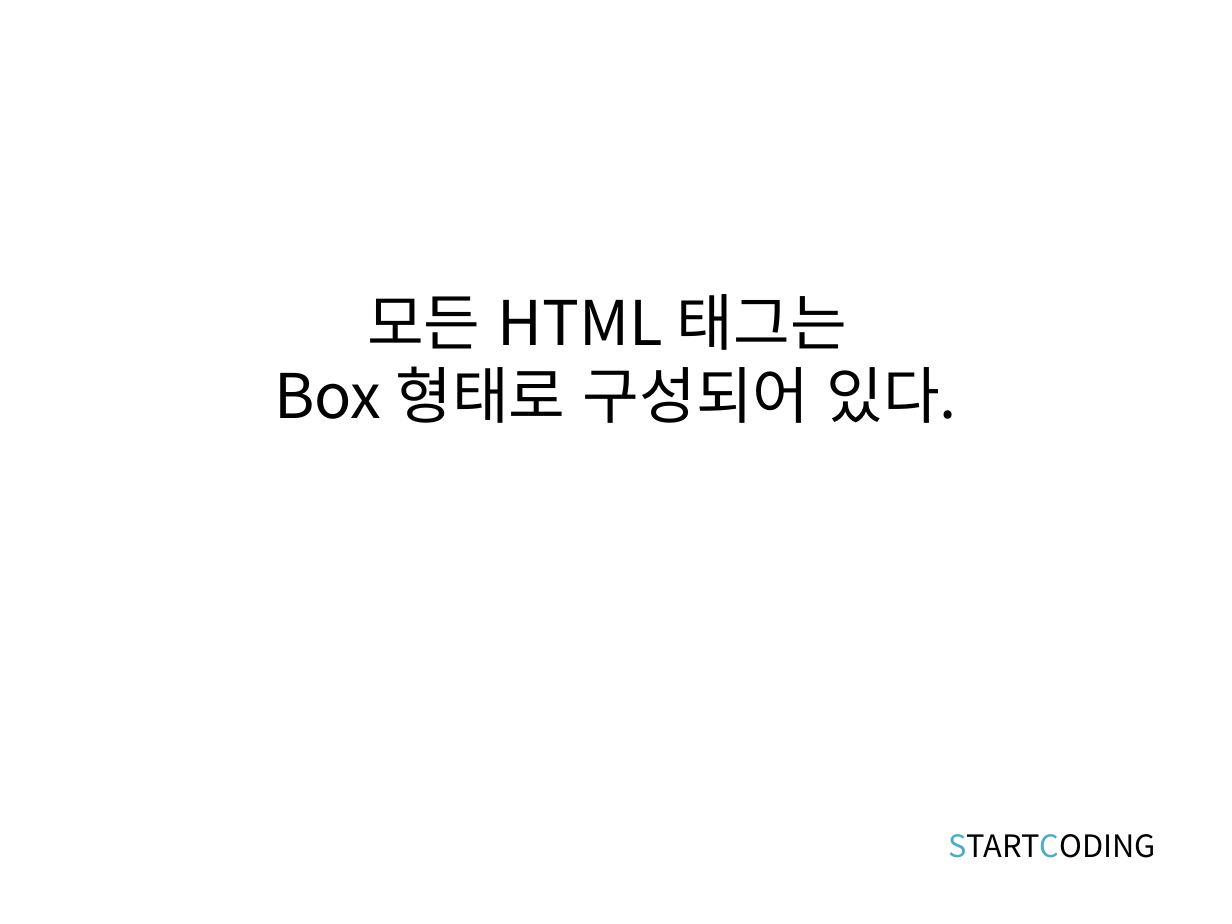
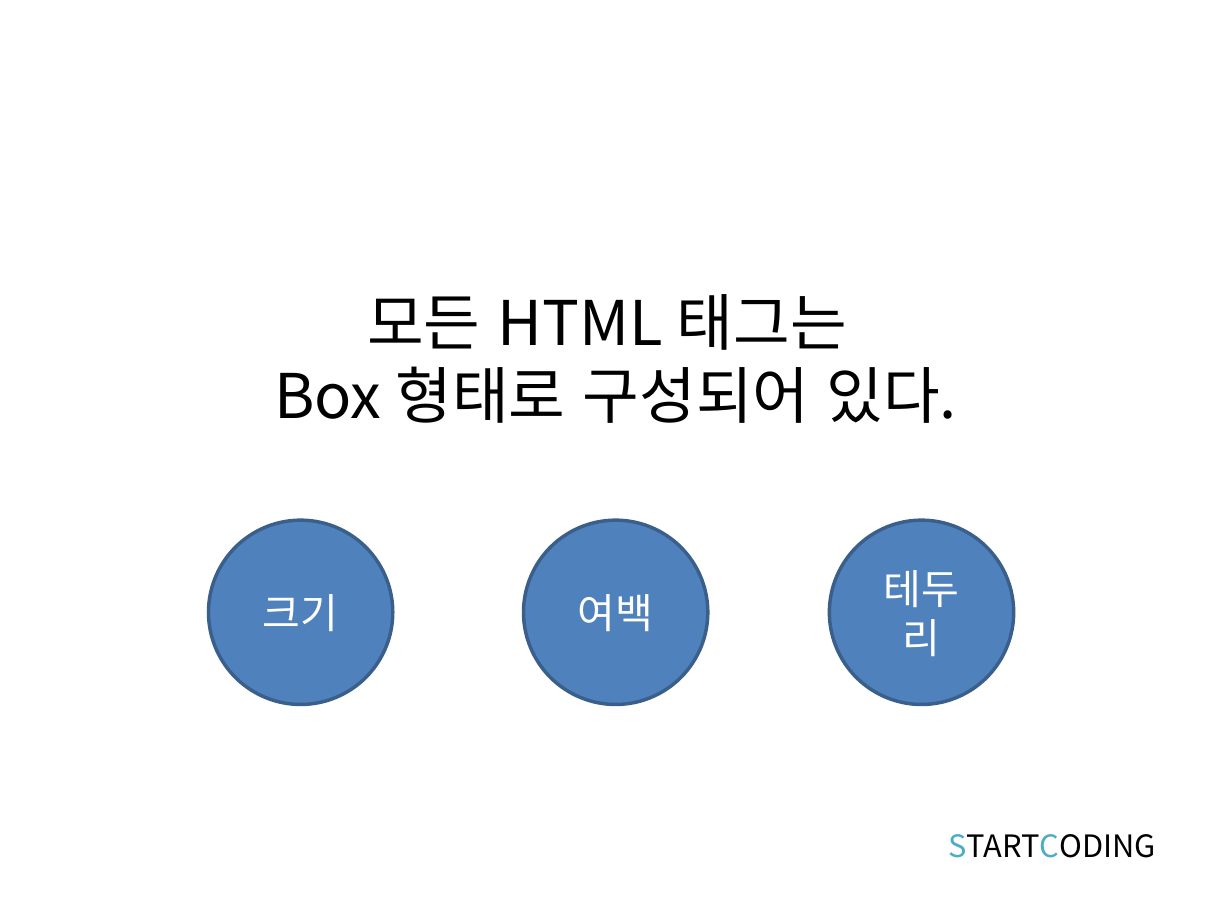
Before and after one commit to kwonkijun/web, a slide deck: slide 6 of 프론트엔드기초(PPT)/CSS3 3강_CSS 박스모델.pptx (slide 3 before the commit). Drawn at 1232x924 pixels with LibreOffice and Linux fonts; fonts in the diff are those of the drawing. Boxes give left, top, right and bottom in pixels: in the first picture for what was removed or moved away, otherwise in the second. Text is boxed around its words. In the diff, an @@ line names an element or a change of style, - is before the commit and + after.

```diff
--- a/프론트엔드기초(PPT)/CSS3 3강_CSS 박스모델.pptx
+++ b/프론트엔드기초(PPT)/CSS3 3강_CSS 박스모델.pptx
@@ ellipse added at [208,520,393,705], fill #4F81BD, outline #3A5F8C 2 pt, 24 pt, text #FFFFFF @@
+크기
@@ ellipse added at [524,520,708,705], fill #4F81BD, outline #3A5F8C 2 pt, 24 pt, text #FFFFFF @@
+여백
@@ ellipse added at [829,520,1014,705], fill #4F81BD, outline #3A5F8C 2 pt, 24 pt, text #FFFFFF @@
+테두리
```
Also in this commit, not shown: 3 other slides changed, 1 slide added, 2 slides removed, 12 other files.
